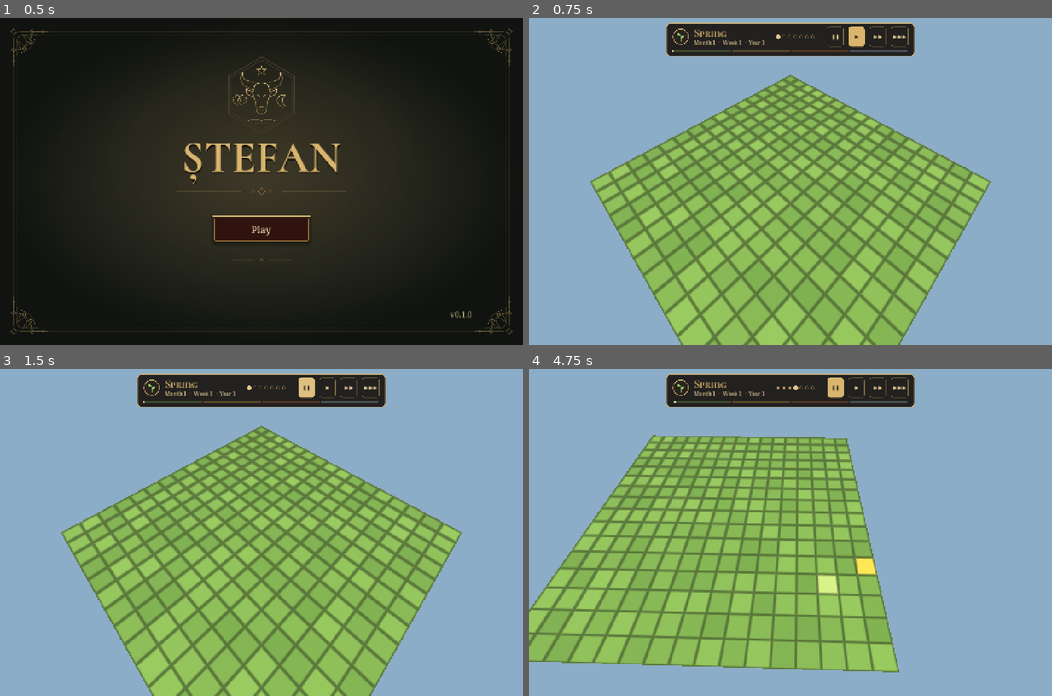
Above: before the commit, frames 1-4 (two rows, left to right).
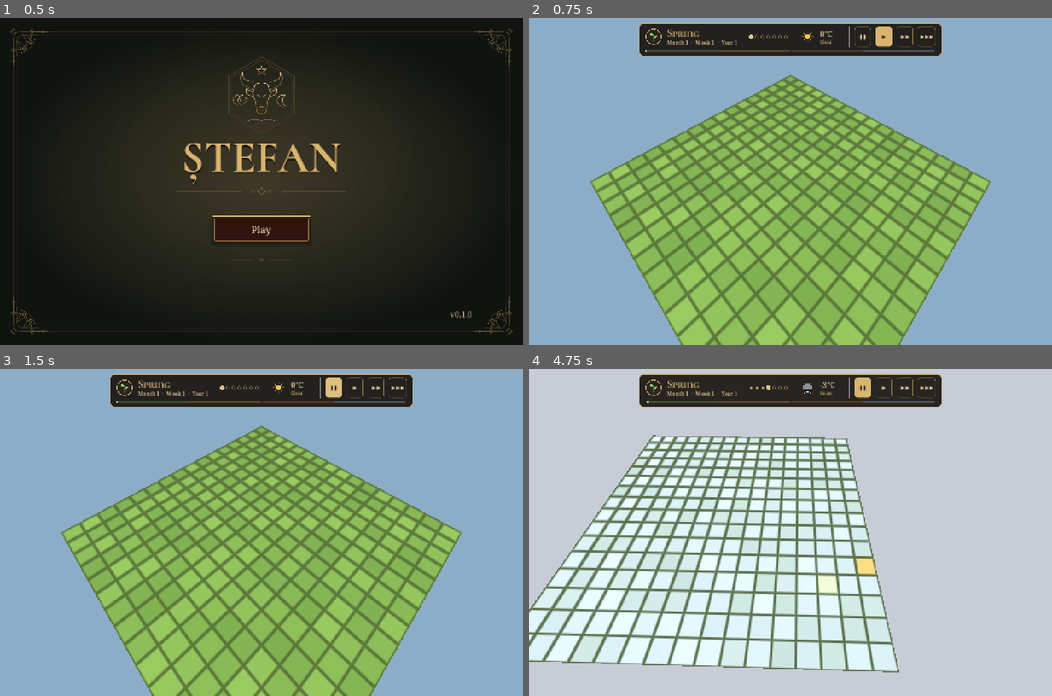
Above: after the commit, the same moments.

Repository: gcojocaru/razes
Game: Godot game, scene res://main.tscn
Same seed, same stepped clock (60 frames per second), same inputs: the game is played once before the commit and once after it. Sound files missing from this copy of the repository are replaced by a short silence.
Inputs (mouse positions are in pixels of both pictures, inside the frame that each line leads up to):
- Up to frame 1 (0.5 s): no input
- Up to frame 2 (0.75 s): click "Play" at 0.5 s
- Up to frame 3 (1.5 s): click "❚❚" at 1.25 s
- Up to frame 4 (4.75 s): click "▶" at 2 s; click "▶▶" at 2.75 s; click "▶▶▶" at 3.5 s; tap Enter at 4.25 s; move the mouse to (905, 516) at 4.27 s; hold Right (ui_right) from 4.28 s (still down); hold E from 4.28 s (still down); click (905, 516) at 4.42 s; tap Space at 4.52 s

Frame 1 is identical in both runs. In frame 2, 2.1% of the frame differs, in the area x 21-79%, y 1-12%; in frame 3, 2.1%; in frame 4, 90%, in the area x 0-100%, y 0-100%.

Commit message:
feat: add seasonal weather and temperature
Each day rolls seeded weather and a temperature that follows the seasons, with
smooth noise for multi-day spells. The time panel shows it, the sky and
sunlight change with it, and snow lies on the field until warm days melt it.

Co-Authored-By: Claude Opus 5.5 <noreply@anthropic.com>

Diff:
--- a/godot/field.gdshader
+++ b/godot/field.gdshader
@@ -3,6 +3,7 @@
 uniform float grid_size = 16.0;
 uniform vec2 hovered = vec2(-1.0);
 uniform vec2 selected = vec2(-1.0);
+uniform float snow = 0.0;
 
 varying vec2 grid;
 
@@ -21,6 +22,7 @@
 	float line = 1.0 - clamp(min(edge.x, edge.y) - 0.5, 0.0, 1.0);
 
 	vec3 grass = mix(vec3(0.33, 0.45, 0.2), vec3(0.4, 0.52, 0.24), hash(cell));
+	grass = mix(grass, vec3(0.74, 0.78, 0.83), snow * (0.75 + 0.25 * hash(cell + 7.0)));
 	if (cell == hovered) grass = mix(grass, vec3(0.9, 0.85, 0.55), 0.35);
 	if (cell == selected) grass = mix(grass, vec3(0.85, 0.65, 0.2), 0.6);
 
--- a/godot/game.gd
+++ b/godot/game.gd
@@ -20,6 +20,21 @@
 var _time_hud: PanelContainer
 var _debug_panel: PanelContainer
 
+## Sky colour and sunlight strength per weather condition.
+const SKIES := {
+	"Clear": [Color(0.55, 0.68, 0.78), 1.0],
+	"Cloudy": [Color(0.6, 0.64, 0.68), 0.6],
+	"Rain": [Color(0.45, 0.5, 0.55), 0.4],
+	"Storm": [Color(0.3, 0.33, 0.38), 0.25],
+	"Snow": [Color(0.78, 0.8, 0.84), 0.5],
+}
+var weather := Weather.new(randi())
+var today := {}
+## 0–1 snow lying on the field: snow days cover it, warm days melt it.
+var snow_cover := 0.0
+var _sun: DirectionalLight3D
+var _environment: Environment
+
 var hovered_cell := Vector2i(-1, -1)
 var selected_cell := Vector2i(-1, -1)
 
@@ -28,19 +43,18 @@
 var _zoom := 24.0
 
 func _ready() -> void:
-	var sun := DirectionalLight3D.new()
-	sun.rotation_degrees = Vector3(-55, -35, 0)
-	sun.shadow_enabled = true
-	add_child(sun)
+	_sun = DirectionalLight3D.new()
+	_sun.rotation_degrees = Vector3(-55, -35, 0)
+	_sun.shadow_enabled = true
+	add_child(_sun)
 
-	var environment := Environment.new()
-	environment.background_mode = Environment.BG_COLOR
-	environment.background_color = Color(0.55, 0.68, 0.78)
-	environment.ambient_light_source = Environment.AMBIENT_SOURCE_COLOR
-	environment.ambient_light_color = Color(0.75, 0.78, 0.8)
-	environment.ambient_light_energy = 0.6
+	_environment = Environment.new()
+	_environment.background_mode = Environment.BG_COLOR
+	_environment.ambient_light_source = Environment.AMBIENT_SOURCE_COLOR
+	_environment.ambient_light_color = Color(0.75, 0.78, 0.8)
+	_environment.ambient_light_energy = 0.6
 	var world := WorldEnvironment.new()
-	world.environment = environment
+	world.environment = _environment
 	add_child(world)
 
 	_field = ShaderMaterial.new()
@@ -68,10 +82,23 @@
 		_debug_panel = preload("res://debug_panel.gd").new(seconds_per_day)
 		_debug_panel.day_length_changed.connect(func(seconds: float) -> void: seconds_per_day = seconds)
 		hud.add_child(_debug_panel)
-	_show_date()
+	_start_day()
 
 func _show_date() -> void:
-	_time_hud.show_time(day, speed)
+	_time_hud.show_time(day, speed, today)
+
+## Rolls the weather for the current day and applies it to the sky and field.
+func _start_day() -> void:
+	today = weather.on(day)
+	if today.condition == "Snow":
+		snow_cover = 1.0
+	elif today.temperature > 2:
+		snow_cover = maxf(snow_cover - 0.02 * today.temperature, 0.0)
+	var sky: Array = SKIES[today.condition]
+	_environment.background_color = sky[0]
+	_sun.light_energy = sky[1]
+	_field.set_shader_parameter("snow", snow_cover)
+	_show_date()
 
 func set_speed(new_speed: int) -> void:
 	if new_speed > 0:
@@ -85,6 +112,7 @@
 	while _day_time >= seconds_per_day:
 		_day_time -= seconds_per_day
 		day += 1
+		_start_day()
 	_show_date()
 
 func _process(delta: float) -> void:
--- a/godot/tests/test_menu.gd
+++ b/godot/tests/test_menu.gd
@@ -112,7 +112,21 @@
 		check(debug.visible, "F3 shows the debug panel")
 		debug.day_length.value = 0.5
 		check(is_equal_approx(current_scene.seconds_per_day, 0.5), "Debug panel sets the day length")
+		var weather := Weather.new(7)
+		check(weather.on(50) == Weather.new(7).on(50), "Same seed and day give the same weather")
+		var season_temperature := [0.0, 0.0, 0.0, 0.0]
+		var seen := {}
+		var snow_when_warm := false
+		for weather_day in Calendar.DAYS_PER_YEAR * 3:
+			var forecast: Dictionary = weather.on(weather_day)
+			season_temperature[Calendar.date(weather_day).season] += forecast.temperature
+			seen[forecast.condition] = true
+			snow_when_warm = snow_when_warm or (forecast.condition == "Snow" and forecast.temperature > 1)
+		check(season_temperature[1] > season_temperature[0] and season_temperature[0] > season_temperature[3], "Summer is warmest and winter coldest")
+		check(seen.size() == Weather.CONDITIONS.size(), "Every weather condition happens within three years")
+		check(not snow_when_warm, "Snow only falls at 1°C or colder")
+		check(current_scene.today == current_scene.weather.on(current_scene.day), "Game shows the weather for today")
 		check(current_scene._focus().is_equal_approx(looked_at), "Rotating orbits the field without moving the view centre")
 	if failures.is_empty():
-		print("PASS: title, Romanian glyph, version, focus, three layouts, Enter, Space and mouse Play, looping menu music stops on start, grid field with cell picking, calendar with pause, speeds and debug day length")
+		print("PASS: title, Romanian glyph, version, focus, three layouts, Enter, Space and mouse Play, looping menu music stops on start, grid field with cell picking, calendar with pause, speeds, debug day length, seasonal weather")
 	quit(0 if failures.is_empty() else 1)
--- a/godot/time_hud.gd
+++ b/godot/time_hud.gd
@@ -1,5 +1,5 @@
 extends PanelContainer
-## Top-centre time panel: season emblem, date, week pips, year progress and speed buttons.
+## Top-centre time panel: season emblem, date, week pips, weather, year progress and speed buttons.
 
 signal speed_selected(speed: int)
 
@@ -17,6 +17,10 @@
 var _pips := Control.new()
 var _year_bar := Control.new()
 var _buttons: Array[Button] = []
+var _condition := "Clear"
+var _weather_icon := Control.new()
+var _temperature_label := Label.new()
+var _condition_label := Label.new()
 
 func _init() -> void:
 	name = "TimeHud"
@@ -56,6 +60,24 @@
 	_pips.custom_minimum_size = Vector2(7 * 16, 44)
 	_pips.draw.connect(_draw_pips)
 	row.add_child(_pips)
+
+	row.add_child(VSeparator.new())
+	_weather_icon.custom_minimum_size = Vector2(40, 44)
+	_weather_icon.draw.connect(_draw_weather)
+	row.add_child(_weather_icon)
+	var weather_text := VBoxContainer.new()
+	weather_text.add_theme_constant_override("separation", -2)
+	weather_text.custom_minimum_size.x = 64
+	weather_text.alignment = BoxContainer.ALIGNMENT_CENTER
+	_temperature_label.add_theme_font_override("font", serif)
+	_temperature_label.add_theme_font_size_override("font_size", 22)
+	_temperature_label.add_theme_color_override("font_color", PARCHMENT)
+	_condition_label.add_theme_font_override("font", serif)
+	_condition_label.add_theme_font_size_override("font_size", 13)
+	_condition_label.add_theme_color_override("font_color", GOLD)
+	weather_text.add_child(_temperature_label)
+	weather_text.add_child(_condition_label)
+	row.add_child(weather_text)
 
 	row.add_child(VSeparator.new())
 	var group := ButtonGroup.new()
@@ -87,8 +109,11 @@
 	_year_bar.draw.connect(_draw_year_bar)
 	column.add_child(_year_bar)
 
-func show_time(day: int, speed: int) -> void:
+func show_time(day: int, speed: int, weather: Dictionary) -> void:
 	_day = day
+	_condition = weather.condition
+	_temperature_label.text = "%d°C" % weather.temperature
+	_condition_label.text = weather.condition
 	var d := Calendar.date(day)
 	_season_label.text = Calendar.SEASONS[d.season]
 	_detail_label.text = "Month %d  ·  Week %d  ·  Year %d" % [d.month, d.week, d.year]
@@ -97,6 +122,33 @@
 	_icon.queue_redraw()
 	_pips.queue_redraw()
 	_year_bar.queue_redraw()
+	_weather_icon.queue_redraw()
+
+func _draw_weather() -> void:
+	var c := _weather_icon.size / 2.0
+	var sun := Color(0.96, 0.77, 0.3)
+	var cloud := Color(0.8, 0.8, 0.78) if _condition == "Cloudy" else Color(0.55, 0.57, 0.6)
+	if _condition == "Clear":
+		for i in 8:
+			var dir := Vector2.from_angle(i * TAU / 8)
+			_weather_icon.draw_line(c + dir * 10, c + dir * 15, sun, 2, true)
+		_weather_icon.draw_circle(c, 7, sun)
+		return
+	if _condition == "Cloudy":
+		_weather_icon.draw_circle(c + Vector2(7, -6), 6, sun)
+	var top := c + Vector2(0, -4)
+	for blob in [[Vector2(-8, 3), 6.0], [Vector2(0, -1), 8.0], [Vector2(8, 3), 6.0]]:
+		_weather_icon.draw_circle(top + blob[0], blob[1], cloud)
+	_weather_icon.draw_rect(Rect2(top + Vector2(-8, 3), Vector2(16, 6)), cloud)
+	match _condition:
+		"Rain", "Storm":
+			for x in [-7, 0, 7]:
+				_weather_icon.draw_line(c + Vector2(x, 9), c + Vector2(x - 3, 16), Color(0.55, 0.75, 0.95), 2, true)
+			if _condition == "Storm":
+				_weather_icon.draw_polyline(PackedVector2Array([c + Vector2(2, 6), c + Vector2(-2, 12), c + Vector2(3, 12), c + Vector2(-1, 19)]), sun, 2, true)
+		"Snow":
+			for x in [-7, 0, 7]:
+				_weather_icon.draw_circle(c + Vector2(x, 12 + absf(x) * 0.4), 2, Color(0.92, 0.95, 1))
 
 func _draw_icon() -> void:
 	var season: int = Calendar.date(_day).season
--- /dev/null
+++ b/godot/weather.gd
@@ -0,0 +1,40 @@
+class_name Weather
+extends RefCounted
+## Daily weather from the time of year plus smooth seeded noise, so warm, cold,
+## wet and dry spells last several days. The same seed and day always give the
+## same weather. Tuned to feel like a continental climate, not historical data.
+
+const CONDITIONS := ["Clear", "Cloudy", "Rain", "Storm", "Snow"]
+const MEAN_TEMPERATURE := 9.0
+const SEASONAL_SWING := 13.0
+const RANDOM_SWING := 10.0
+## Wetness above this brings rain or snow, per season; higher is drier.
+const WET_THRESHOLD := [0.15, 0.25, 0.2, 0.15]
+const CLOUD_MARGIN := 0.25
+const STORM_MARGIN := 0.12
+
+var _noise := FastNoiseLite.new()
+
+func _init(seed: int) -> void:
+	_noise.seed = seed
+	_noise.frequency = 0.2
+
+## Returns {"temperature": int °C, "condition": one of CONDITIONS}.
+func on(day: int) -> Dictionary:
+	var season: int = Calendar.date(day).season
+	# Coldest in mid-winter, warmest in mid-summer.
+	var phase := TAU * (day - Calendar.DAYS_PER_SEASON / 2.0) / Calendar.DAYS_PER_YEAR
+	var temperature := MEAN_TEMPERATURE + SEASONAL_SWING * sin(phase) + RANDOM_SWING * _noise.get_noise_2d(day, 0)
+	var wetness := _noise.get_noise_2d(day, 500)
+	var wet: float = WET_THRESHOLD[season]
+	var condition := "Clear"
+	if wetness > wet:
+		if temperature <= 1.0:
+			condition = "Snow"
+		elif temperature >= 16.0 and wetness > wet + STORM_MARGIN:
+			condition = "Storm"
+		else:
+			condition = "Rain"
+	elif wetness > wet - CLOUD_MARGIN:
+		condition = "Cloudy"
+	return {"temperature": roundi(temperature), "condition": condition}
Not shown, added: godot/_stats.gd.uid
Not shown, added: godot/debug_panel.gd.uid
Not shown, added: godot/time_hud.gd.uid
Not shown, added: godot/weather.gd.uid
Not shown, changed: README.md
